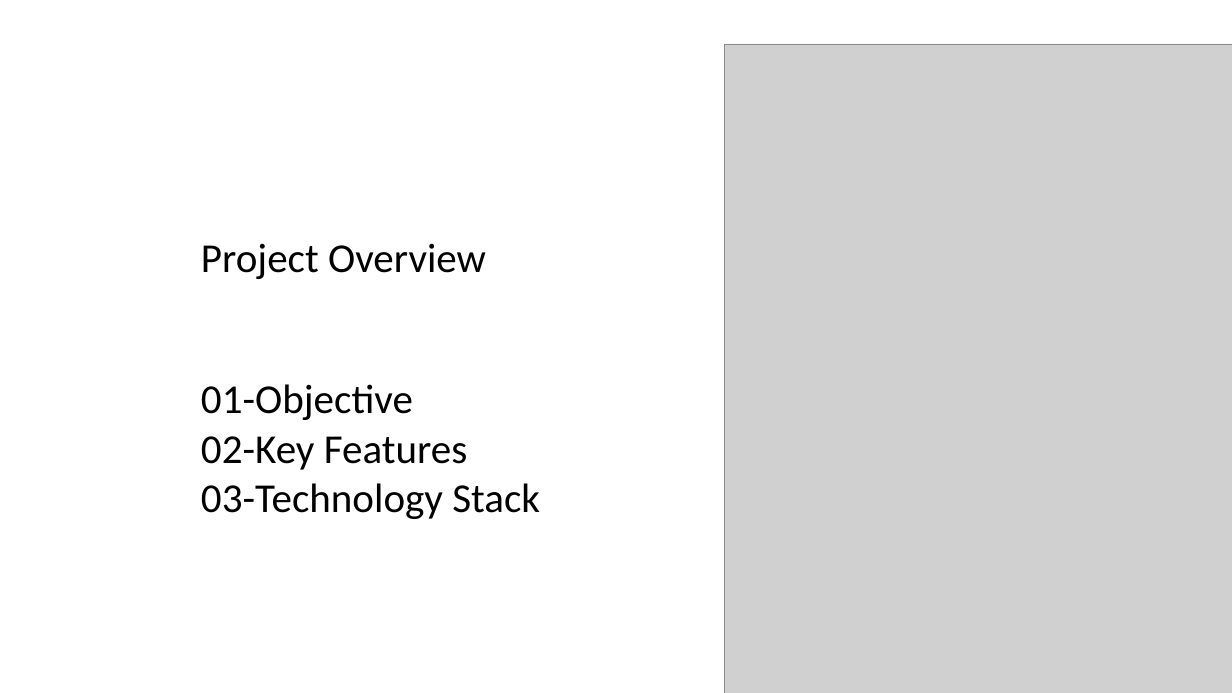
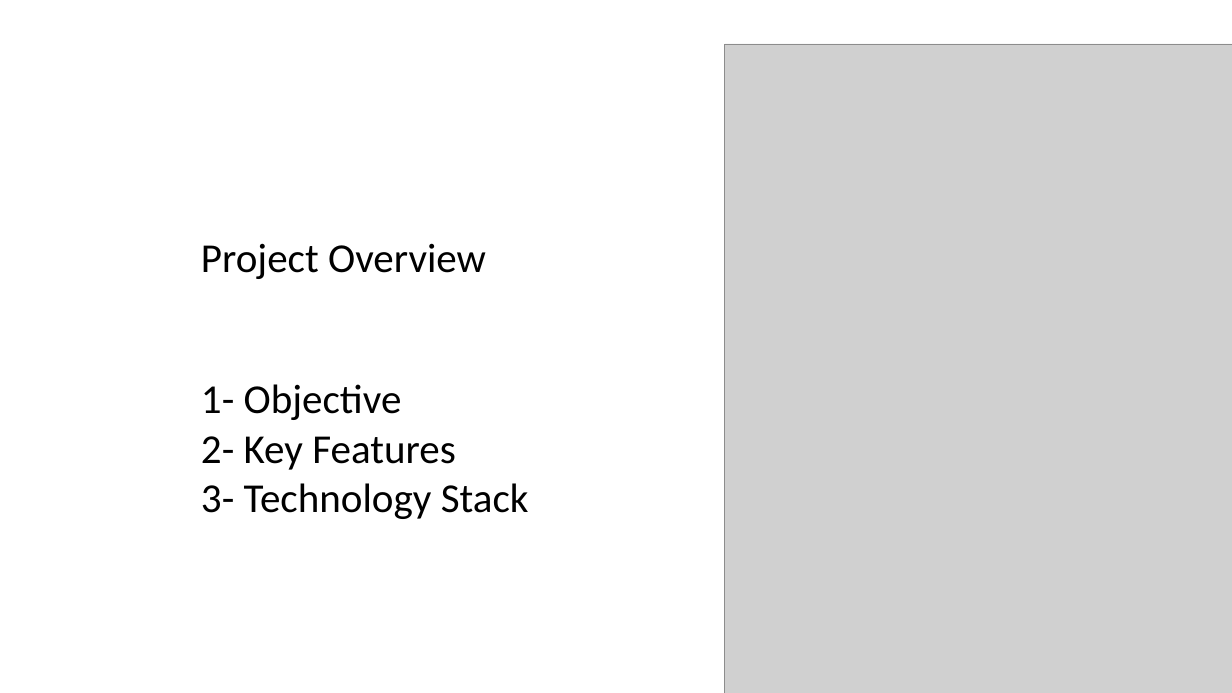
Before and after one commit to YasmenEhab/Music-Player-Application-, a slide deck: slide 5 of project.pptx (slide 4 before the commit). Drawn at 1232x693 pixels with LibreOffice and Linux fonts; fonts in the diff are those of the drawing; grey boxes stand for pictures; background and template pictures are left out. Boxes give left, top, right and bottom in pixels: in the first picture for what was removed or moved away, otherwise in the second. Text is boxed around its words. In the diff, an @@ line names an element or a change of style, - is before the commit and + after.

Commit message:
final version

```diff
--- a/project.pptx
+++ b/project.pptx
@@ text at box(201, 384, 529, 519): text changed @@
-01-Objective
-02-Key Features
-03-Technology Stack
+1- Objective
+2- Key Features
+3- Technology Stack
```
Also in this commit, not shown: 2 other slides changed, 3 slides added, 1 slide removed.
